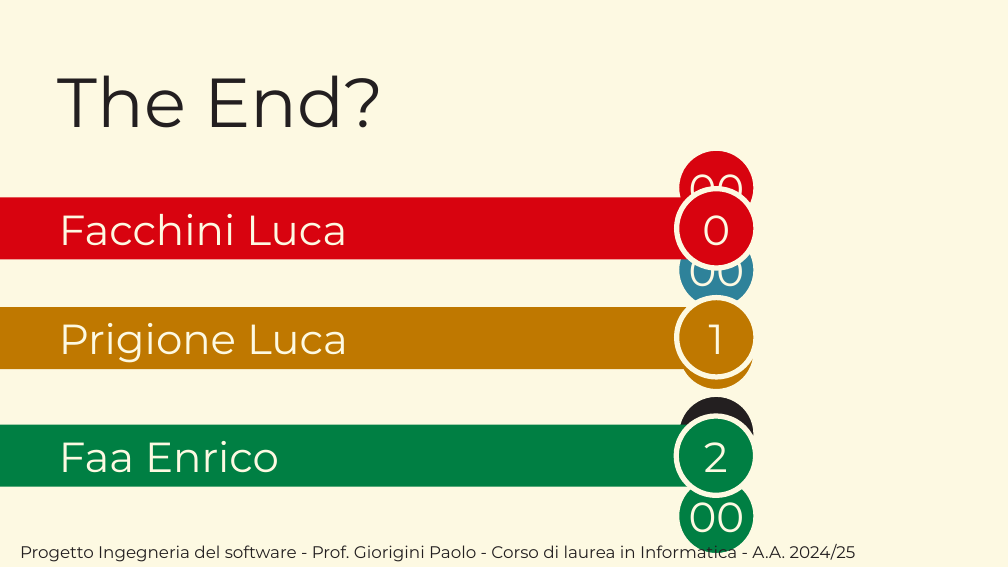
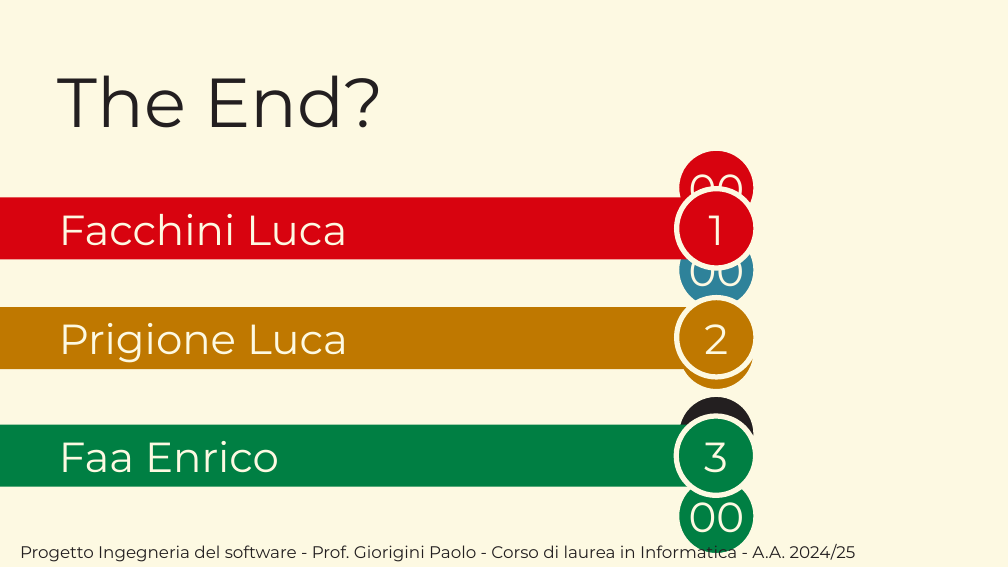
Before and after one commit to lucafano04/progettoIngenieriaSoftware, a slide deck: slide 5 of pitch.pptx. Drawn at 1008x567 pixels with LibreOffice and Linux fonts; fonts in the diff are those of the drawing. Boxes give left, top, right and bottom in pixels: in the first picture for what was removed or moved away, otherwise in the second. Text is boxed around its words. In the diff, an @@ line names an element or a change of style, - is before the commit and + after.

```diff
--- a/pitch.pptx
+++ b/pitch.pptx
@@ text at bbox=[709, 215, 724, 245]: text changed @@
-0
+1
@@ text at bbox=[704, 324, 728, 354]: text changed @@
-1
+2
@@ text at bbox=[704, 442, 728, 473]: text changed @@
-2
+3
```
Also in this commit, not shown: 1 other slide changed.
